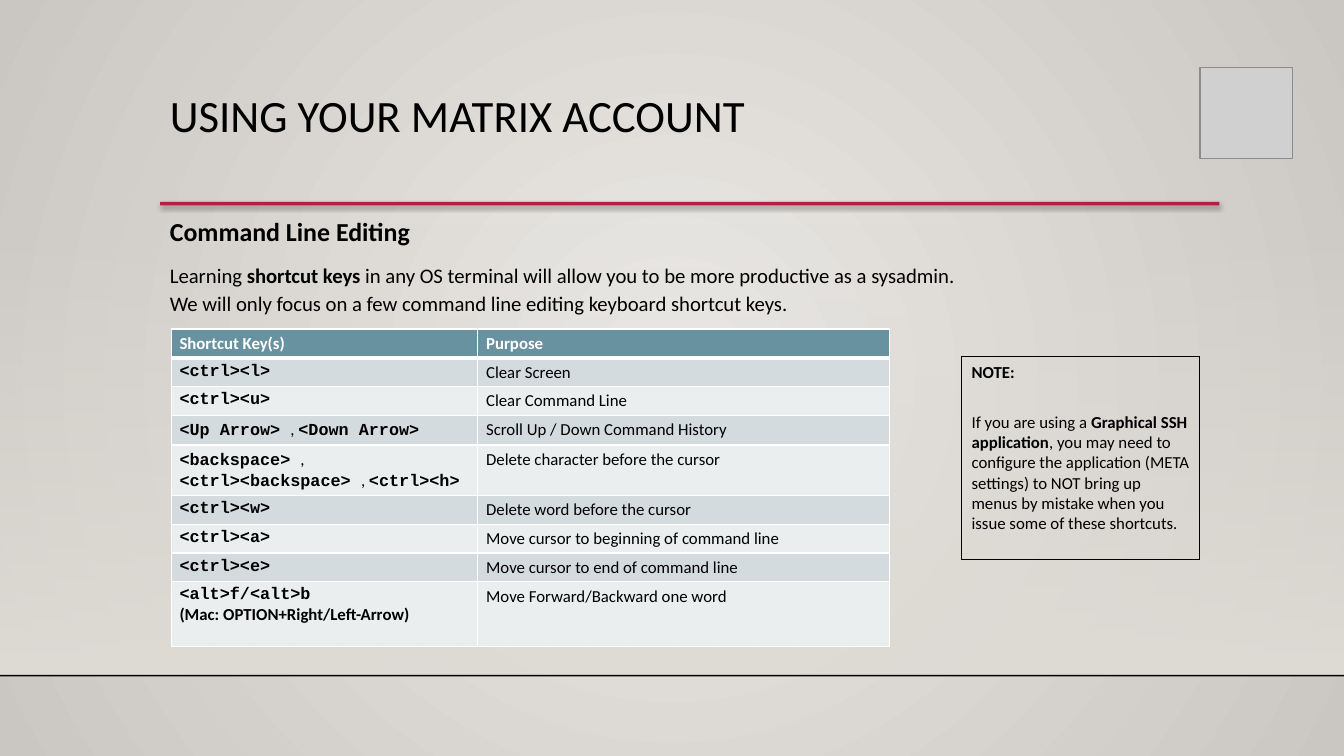
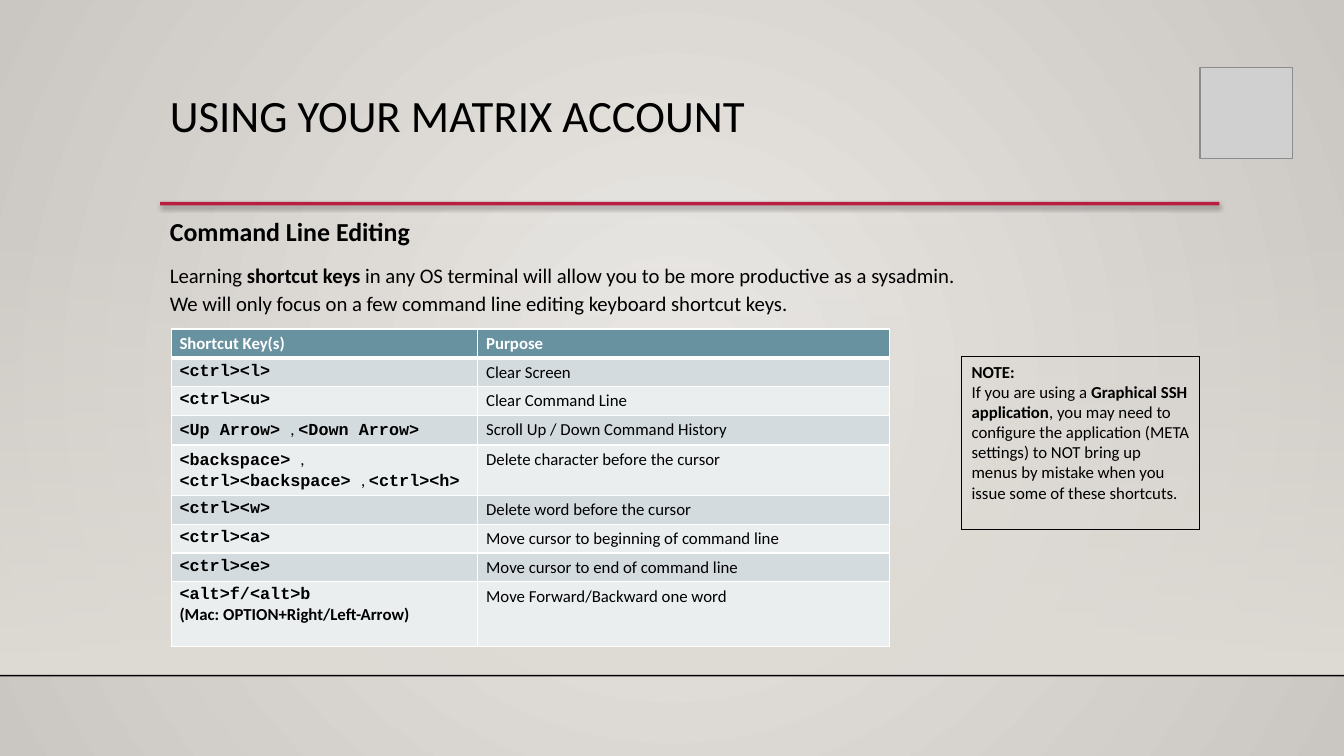
Before and after one commit to ULI101/slides, a slide deck: slide 9 of ULI101-1.2.pptx. Drawn at 1344x756 pixels with LibreOffice and Linux fonts; fonts in the diff are those of the drawing; grey boxes stand for pictures; background and template pictures are left out. Boxes give left, top, right and bottom in pixels: in the first picture for what was removed or moved away, otherwise in the second. Text is boxed around its words. In the diff, an @@ line names an element or a change of style, - is before the commit and + after.

```diff
--- a/ULI101-1.2.pptx
+++ b/ULI101-1.2.pptx
@@ rectangle "NOTE: If you are using ...": place and size @@
-rectangle "NOTE: If you are using ..." at (962, 357, 1200, 561)
+rectangle "NOTE: If you are using ..." at (962, 357, 1200, 530)
```
Also in this commit, not shown: 5 other slides changed, 2 other files.
